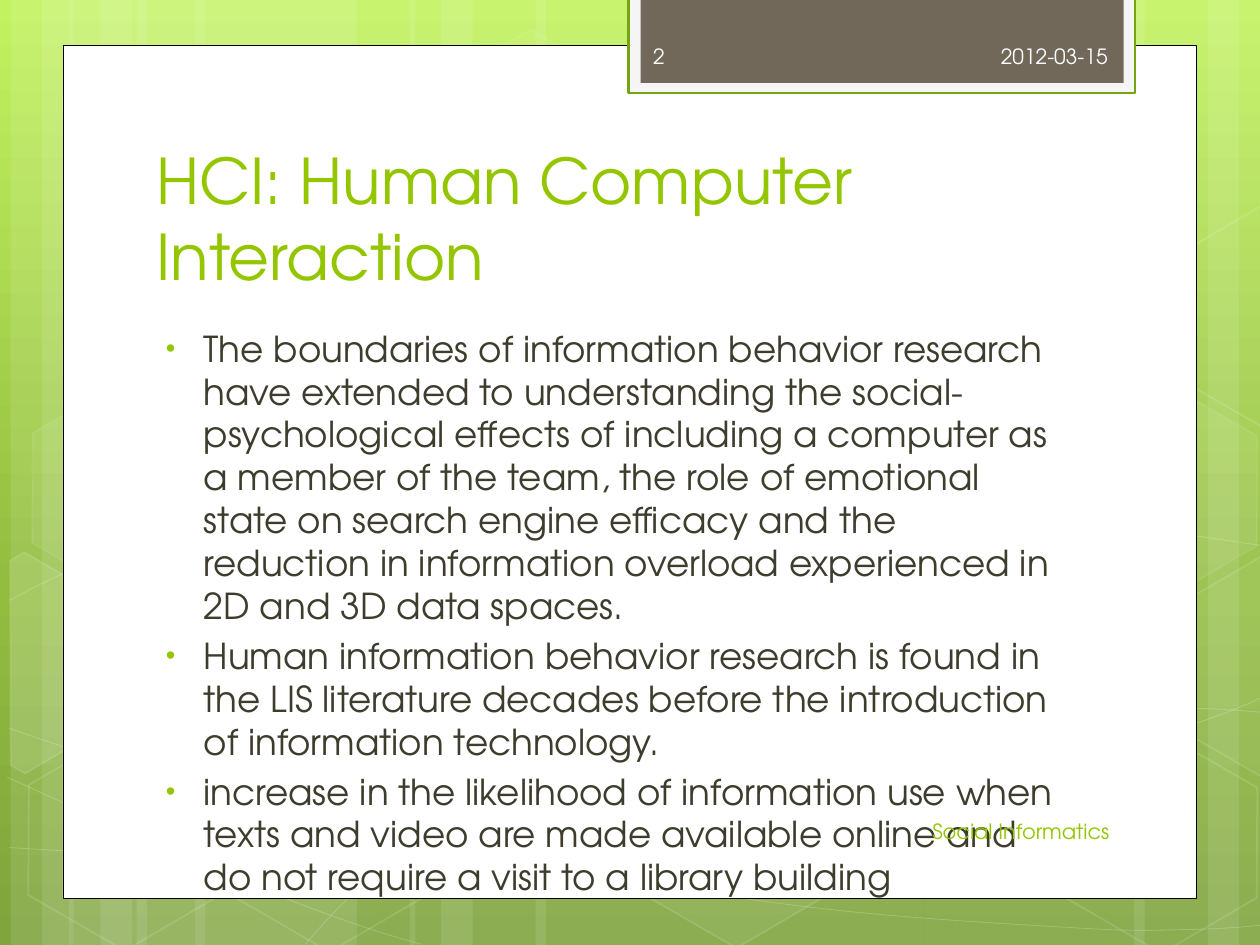
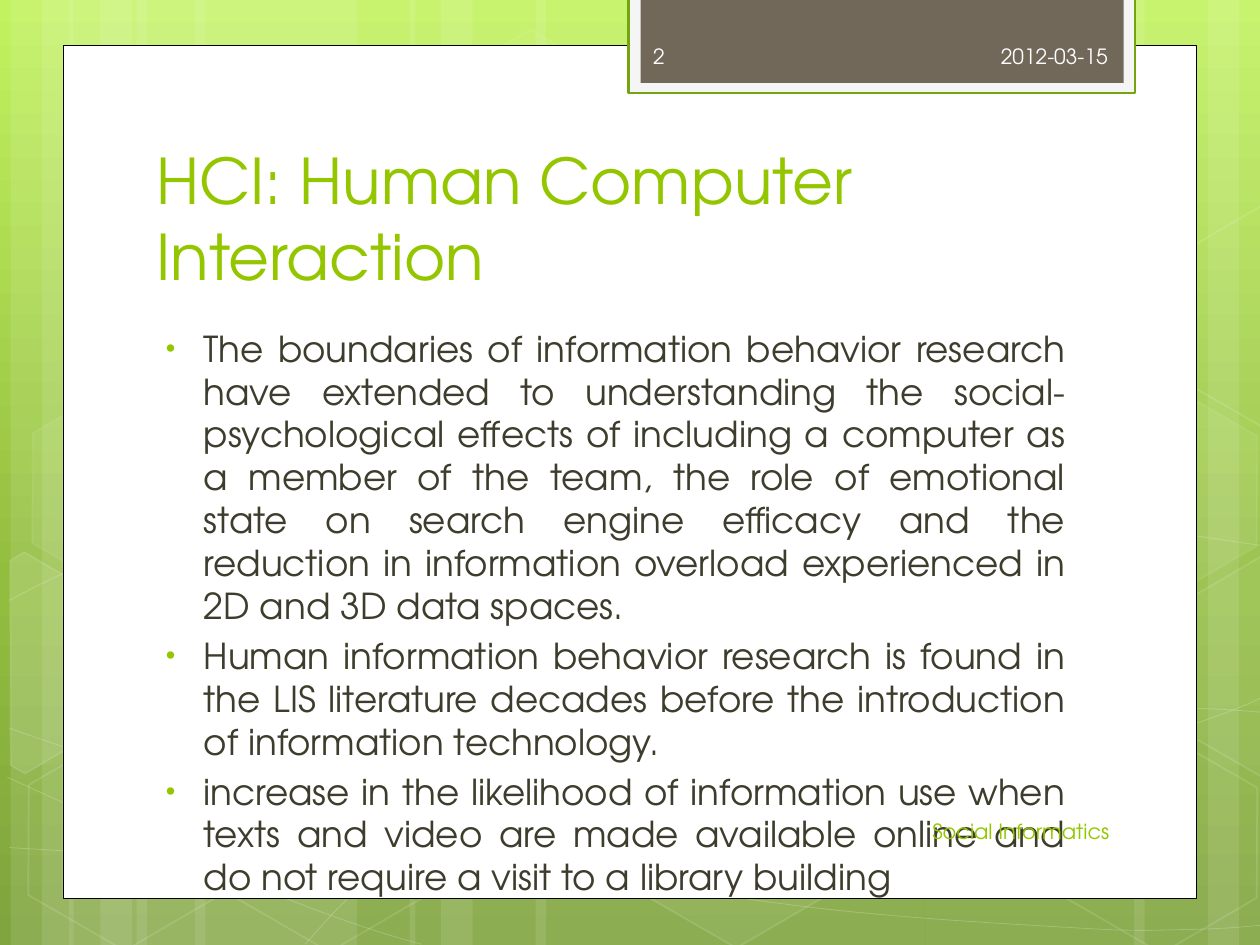
Before and after one commit to jrehwaldt/UT-12SS-Social-Informatics, a slide deck: slide 2 of 2012-03-12_Aleksandra Kurbatova_Jan Rehwaldt_Human-Computer Interaction.pptx. Drawn at 1260x945 pixels with LibreOffice and Linux fonts; fonts in the diff are those of the drawing. Boxes give left, top, right and bottom in pixels: in the first picture for what was removed or moved away, otherwise in the second. Text is boxed around its words. In the diff, an @@ line names an element or a change of style, - is before the commit and + after.

```diff
--- a/2012-03-12_Aleksandra Kurbatova_Jan Rehwaldt_Human-Computer Interaction.pptx
+++ b/2012-03-12_Aleksandra Kurbatova_Jan Rehwaldt_Human-Computer Interaction.pptx
@@ text "The boundaries of information behavior ..." at [204,335,1065,907]: alignment left to justified @@
```
Also in this commit, not shown: 3 other slides changed, 1 slide added, 1 slide removed.
